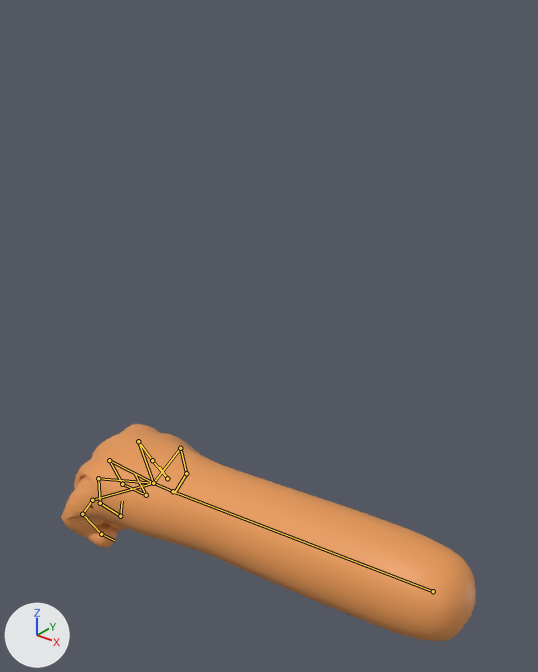
Two versions of the glTF model assets/tom/neu/s2_Papier_WIN.glb, one commit apart.
Before and after are seen from a camera (50 mm lens) standing at (12.8, -28.2, 33.2) and looking at (-11.4, 2.0, 14.4). Lighting does not change. The marker at lower left points along +X, +Y and +Z. Both versions are drawn at frame 96 of the action 'papier'; the numbers are the values there. The bones that bend it are drawn over the model as lines.
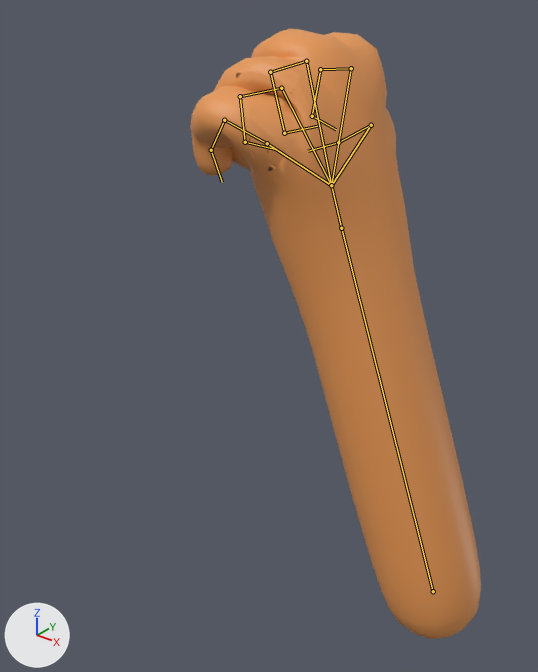
The change in detail:
Bone 'Bone' (bone_bone) moves from (-3.97, 9.53, 0.0) to (-3.97, 9.53, 0.01).
Bone 'Bone' (bone_bone) turns from (78, 12, -15) to (158, 28, -6) degrees about its own x, y and z.
Bone 'Bone.001' (bone_bone_001) turns from (0, 0, 0) to (3, 3, 3) degrees about its own x, y and z.
Bone 'Bone.002' (bone_bone_002) turns from (-12, -25, 4) to (-9, -21, 6) degrees about its own x, y and z.
Bone 'Bone.003' (bone_bone_003) turns from (0, 0, 0) to (3, 3, 3) degrees about its own x, y and z.
Bone 'Bone.004' (bone_bone_004) turns from (-2, 2, -6) to (2, 5, -2) degrees about its own x, y and z.
Bone 'Bone.005' (bone_bone_005) turns from (-2, 2, -17) to (1, 6, -14) degrees about its own x, y and z.
Bone 'Bone.006' (bone_bone_006) turns from (5, -5, -17) to (7, -1, -14) degrees about its own x, y and z.

Pixel boxes [x1, y1, x2, y2] of what changed, in the pictures (538 x 672 px):
'Cube', posed (30% narrower, 179% taller): before [61, 424, 476, 642]; after [190, 29, 481, 639]
bone 'Bone', root to tip: before (433, 591) to (173, 491); after (433, 591) to (341, 228)
bone 'Bone.001', root to tip: before (173, 491) to (153, 483); after (341, 228) to (331, 185)
bone 'Bone.002', root to tip: before (153, 483) to (180, 448); after (331, 185) to (371, 125)
bone 'Bone.003', root to tip: before (153, 483) to (138, 441); after (331, 185) to (351, 68)
bone 'Bone.004', root to tip: before (153, 483) to (109, 460); after (331, 185) to (306, 61)
bone 'Bone.005', root to tip: before (153, 483) to (98, 478); after (331, 185) to (281, 88)
bone 'Bone.006', root to tip: before (153, 483) to (92, 500); after (331, 185) to (267, 143)
